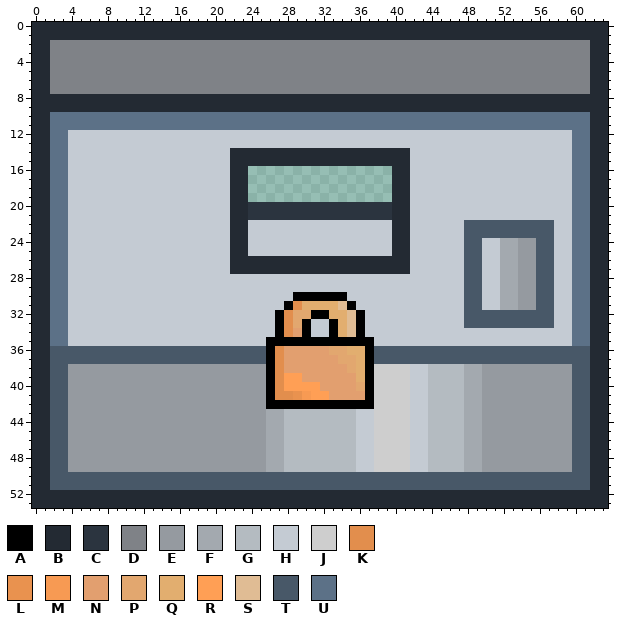
Pixel-art sprite, stored at src/assets/door.png. That is the earlier state.
The file is 64x54 pixels. Colours within 5 levels of each other are drawn and written as one.
Palette (. is transparent): A #000000  B #232a33  C #2b343f  D #7f8287  E #959aa0  F #a3a9af  G #b4bbc1  H #c4cbd3  J #cecece  K #e28e4d  L #e9924f  M #f79a53  N #e29f6f  P #e2a76f  Q #e2ae6f  R #ff9f55  S #e0bc94  T #485868  U #5c7187
Pixels before (only the part around the change), first column x 0:
 0 BBBBBBBBBBBBBBBBBBBBBBBBBBBBBBBBBBBBBBBBBBBBBBBBBBBBBBBBBBBBBBBB
 1 BBBBBBBBBBBBBBBBBBBBBBBBBBBBBBBBBBBBBBBBBBBBBBBBBBBBBBBBBBBBBBBB
 2 BBDDDDDDDDDDDDDDDDDDDDDDDDDDDDDDDDDDDDDDDDDDDDDDDDDDDDDDDDDDDDBB
 3 BBDDDDDDDDDDDDDDDDDDDDDDDDDDDDDDDDDDDDDDDDDDDDDDDDDDDDDDDDDDDDBB
 4 BBDDDDDDDDDDDDDDDDDDDDDDDDDDDDDDDDDDDDDDDDDDDDDDDDDDDDDDDDDDDDBB
 5 BBDDDDDDDDDDDDDDDDDDDDDDDDDDDDDDDDDDDDDDDDDDDDDDDDDDDDDDDDDDDDBB
 6 BBDDDDDDDDDDDDDDDDDDDDDDDDDDDDDDDDDDDDDDDDDDDDDDDDDDDDDDDDDDDDBB
 7 BBDDDDDDDDDDDDDDDDDDDDDDDDDDDDDDDDDDDDDDDDDDDDDDDDDDDDDDDDDDDDBB
 8 BBBBBBBBBBBBBBBBBBBBBBBBBBBBBBBBBBBBBBBBBBBBBBBBBBBBBBBBBBBBBBBB
 9 BBBBBBBBBBBBBBBBBBBBBBBBBBBBBBBBBBBBBBBBBBBBBBBBBBBBBBBBBBBBBBBB
10 BBUUUUUUUUUUUUUUUUUUUUUUUUUUUUUUUUUUUUUUUUUUUUUUUUUUUUUUUUUUUUBB
11 BBUUUUUUUUUUUUUUUUUUUUUUUUUUUUUUUUUUUUUUUUUUUUUUUUUUUUUUUUUUUUBB
12 BBUUHHHHHHHHHHHHHHHHHHHHHHHHHHHHHHHHHHHHHHHHHHHHHHHHHHHHHHHHUUBB
13 BBUUHHHHHHHHHHHHHHHHHHHHHHHHHHHHHHHHHHHHHHHHHHHHHHHHHHHHHHHHUUBB
14 BBUUHHHHHHHHHHHHHHHHHHBBBBBBBBBBBBBBBBBBBBHHHHHHHHHHHHHHHHHHUUBB
15 BBUUHHHHHHHHHHHHHHHHHHBBBBBBBBBBBBBBBBBBBBHHHHHHHHHHHHHHHHHHUUBB
16 BBUUHHHHHHHHHHHHHHHHHHBB................BBHHHHHHHHHHHHHHHHHHUUBB
17 BBUUHHHHHHHHHHHHHHHHHHBB................BBHHHHHHHHHHHHHHHHHHUUBB
18 BBUUHHHHHHHHHHHHHHHHHHBB................BBHHHHHHHHHHHHHHHHHHUUBB
19 BBUUHHHHHHHHHHHHHHHHHHBB................BBHHHHHHHHHHHHHHHHHHUUBB
20 BBUUHHHHHHHHHHHHHHHHHHBBCCCCCCCCCCCCCCCCBBHHHHHHHHHHHHHHHHHHUUBB
21 BBUUHHHHHHHHHHHHHHHHHHBBCCCCCCCCCCCCCCCCBBHHHHHHHHHHHHHHHHHHUUBB
22 BBUUHHHHHHHHHHHHHHHHHHBBHHHHHHHHHHHHHHHHBBHHHHHHTTTTTTTTTTHHUUBB
23 BBUUHHHHHHHHHHHHHHHHHHBBHHHHHHHHHHHHHHHHBBHHHHHHTTTTTTTTTTHHUUBB
24 BBUUHHHHHHHHHHHHHHHHHHBBHHHHHHHHHHHHHHHHBBHHHHHHTTHHFFEETTHHUUBB
25 BBUUHHHHHHHHHHHHHHHHHHBBHHHHHHHHHHHHHHHHBBHHHHHHTTHHFFEETTHHUUBB
26 BBUUHHHHHHHHHHHHHHHHHHBBBBBBBBBBBBBBBBBBBBHHHHHHTTHHFFEETTHHUUBB
27 BBUUHHHHHHHHHHHHHHHHHHBBBBBBBBBBBBBBBBBBBBHHHHHHTTHHFFEETTHHUUBB
28 BBUUHHHHHHHHHHHHHHHHHHHHHHHHHHHHHHHHHHHHHHHHHHHHTTHHFFEETTHHUUBB
29 BBUUHHHHHHHHHHHHHHHHHHHHHHHHHHHHHHHHHHHHHHHHHHHHTTHHFFEETTHHUUBB
30 BBUUHHHHHHHHHHHHHHHHHHHHHHHHHAAAAAAHHHHHHHHHHHHHTTHHFFEETTHHUUBB
31 BBUUHHHHHHHHHHHHHHHHHHHHHHHHAKQQQQSAHHHHHHHHHHHHTTHHFFEETTHHUUBB
32 BBUUHHHHHHHHHHHHHHHHHHHHHHHAKPPAAQQSAHHHHHHHHHHHTTTTTTTTTTHHUUBB
33 BBUUHHHHHHHHHHHHHHHHHHHHHHHAKPAHHAQSAHHHHHHHHHHHTTTTTTTTTTHHUUBB
34 BBUUHHHHHHHHHHHHHHHHHHHHHHHAKNAHHAQSAHHHHHHHHHHHHHHHHHHHHHHHUUBB
35 BBUUHHHHHHHHHHHHHHHHHHHHHHAAAAAAAAAAAAHHHHHHHHHHHHHHHHHHHHHHUUBB
36 BBTTTTTTTTTTTTTTTTTTTTTTTTAKNNNNNPPQQATTTTTTTTTTTTTTTTTTTTTTTTBB
37 BBTTTTTTTTTTTTTTTTTTTTTTTTAKNNNNNNPPQATTTTTTTTTTTTTTTTTTTTTTTTBB
38 BBTTEEEEEEEEEEEEEEEEEEEEEEAKNNNNNNNPQAJJJJHHGGGGFFEEEEEEEEEETTBB
39 BBTTEEEEEEEEEEEEEEEEEEEEEEAKRRNNNNNNQAJJJJHHGGGGFFEEEEEEEEEETTBB
40 BBTTEEEEEEEEEEEEEEEEEEEEEEAKRRRRNNNNPAJJJJHHGGGGFFEEEEEEEEEETTBB
41 BBTTEEEEEEEEEEEEEEEEEEEEEEAKKLMRRNNNNAJJJJHHGGGGFFEEEEEEEEEETTBB
42 BBTTEEEEEEEEEEEEEEEEEEEEEEAAAAAAAAAAAAJJJJHHGGGGFFEEEEEEEEEETTBB
43 BBTTEEEEEEEEEEEEEEEEEEEEEEFFGGGGGGGGHHJJJJHHGGGGFFEEEEEEEEEETTBB
44 BBTTEEEEEEEEEEEEEEEEEEEEEEFFGGGGGGGGHHJJJJHHGGGGFFEEEEEEEEEETTBB
45 BBTTEEEEEEEEEEEEEEEEEEEEEEFFGGGGGGGGHHJJJJHHGGGGFFEEEEEEEEEETTBB
46 BBTTEEEEEEEEEEEEEEEEEEEEEEFFGGGGGGGGHHJJJJHHGGGGFFEEEEEEEEEETTBB
47 BBTTEEEEEEEEEEEEEEEEEEEEEEFFGGGGGGGGHHJJJJHHGGGGFFEEEEEEEEEETTBB
48 BBTTEEEEEEEEEEEEEEEEEEEEEEFFGGGGGGGGHHJJJJHHGGGGFFEEEEEEEEEETTBB
49 BBTTEEEEEEEEEEEEEEEEEEEEEEFFGGGGGGGGHHJJJJHHGGGGFFEEEEEEEEEETTBB
50 BBTTTTTTTTTTTTTTTTTTTTTTTTTTTTTTTTTTTTTTTTTTTTTTTTTTTTTTTTTTTTBB
51 BBTTTTTTTTTTTTTTTTTTTTTTTTTTTTTTTTTTTTTTTTTTTTTTTTTTTTTTTTTTTTBB
52 BBBBBBBBBBBBBBBBBBBBBBBBBBBBBBBBBBBBBBBBBBBBBBBBBBBBBBBBBBBBBBBB
53 BBBBBBBBBBBBBBBBBBBBBBBBBBBBBBBBBBBBBBBBBBBBBBBBBBBBBBBBBBBBBBBB
Now the later version:
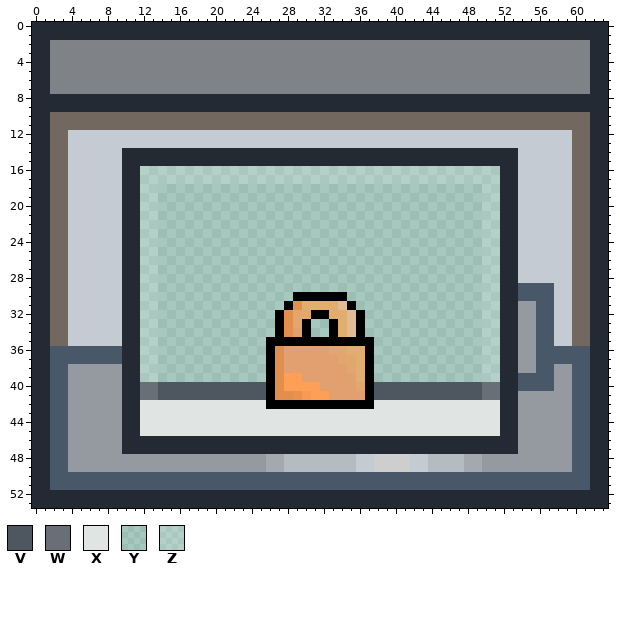
Colours new in this view: V #4e5760  W #686f77  X #e0e5e4  Y #ffffff27  Z #ffffff46
Author's note on the commit: Add unlocked and open doors to editor
From old to new:
colour U: #5c7187 -> #72685f
Changed rows in their new state; - is a pixel that keeps its letter.
first column x 10:
14 BBBBBBBBBBBB--------------------BBBBBBBBBBBB----
15 BBBBBBBBBBBB--------------------BBBBBBBBBBBB----
16 BBZZZZZZZZZZZZZZZZZZZZZZZZZZZZZZZZZZZZZZZZBB----
17 BBZZZZZZZZZZZZZZZZZZZZZZZZZZZZZZZZZZZZZZZZBB----
18 BBZZYYYYYYYYYYYYYYYYYYYYYYYYYYYYYYYYYYYYZZBB----
19 BBZZYYYYYYYYYYYYYYYYYYYYYYYYYYYYYYYYYYYYZZBB----
20 BBZZYYYYYYYYYYYYYYYYYYYYYYYYYYYYYYYYYYYYZZBB----
21 BBZZYYYYYYYYYYYYYYYYYYYYYYYYYYYYYYYYYYYYZZBB----
22 BBZZYYYYYYYYYYYYYYYYYYYYYYYYYYYYYYYYYYYYZZBBHHHH
23 BBZZYYYYYYYYYYYYYYYYYYYYYYYYYYYYYYYYYYYYZZBBHHHH
24 BBZZYYYYYYYYYYYYYYYYYYYYYYYYYYYYYYYYYYYYZZBBHHHH
25 BBZZYYYYYYYYYYYYYYYYYYYYYYYYYYYYYYYYYYYYZZBBHHHH
26 BBZZYYYYYYYYYYYYYYYYYYYYYYYYYYYYYYYYYYYYZZBBHHHH
27 BBZZYYYYYYYYYYYYYYYYYYYYYYYYYYYYYYYYYYYYZZBBHHHH
28 BBZZYYYYYYYYYYYYYYYYYYYYYYYYYYYYYYYYYYYYZZBBHHHH
29 BBZZYYYYYYYYYYYYYYYYYYYYYYYYYYYYYYYYYYYYZZBBTT--
30 BBZZYYYYYYYYYYYYYYY------YYYYYYYYYYYYYYYZZBBTT--
31 BBZZYYYYYYYYYYYYYY--------YYYYYYYYYYYYYYZZBB----
32 BBZZYYYYYYYYYYYYY----------YYYYYYYYYYYYYZZBBEE--
33 BBZZYYYYYYYYYYYYY----YY----YYYYYYYYYYYYYZZBBEE--
34 BBZZYYYYYYYYYYYYY----YY----YYYYYYYYYYYYYZZBBEETT
35 BBZZYYYYYYYYYYYY------------YYYYYYYYYYYYZZBBEETT
36 BBZZYYYYYYYYYYYY------------YYYYYYYYYYYYZZBBEE--
37 BBZZYYYYYYYYYYYY------------YYYYYYYYYYYYZZBBEE--
38 BBZZYYYYYYYYYYYY------------YYYYYYYYYYYYZZBB--TT
39 BBZZYYYYYYYYYYYY------------YYYYYYYYYYYYZZBBTTTT
40 BBWWVVVVVVVVVVVV------------VVVVVVVVVVVVWWBBTTTT
41 BBWWVVVVVVVVVVVV------------VVVVVVVVVVVVWWBB----
42 BBXXXXXXXXXXXXXX------------XXXXXXXXXXXXXXBB----
43 BBXXXXXXXXXXXXXXXXXXXXXXXXXXXXXXXXXXXXXXXXBB----
44 BBXXXXXXXXXXXXXXXXXXXXXXXXXXXXXXXXXXXXXXXXBB----
45 BBXXXXXXXXXXXXXXXXXXXXXXXXXXXXXXXXXXXXXXXXBB----
46 BBBBBBBBBBBBBBBBBBBBBBBBBBBBBBBBBBBBBBBBBBBB----
47 BBBBBBBBBBBBBBBBBBBBBBBBBBBBBBBBBBBBBBBBBBBB----
Boxes around the changes in both pictures, in picture pixels (x1, y1, x2, y2):
changed: (50, 112, 590, 454)
